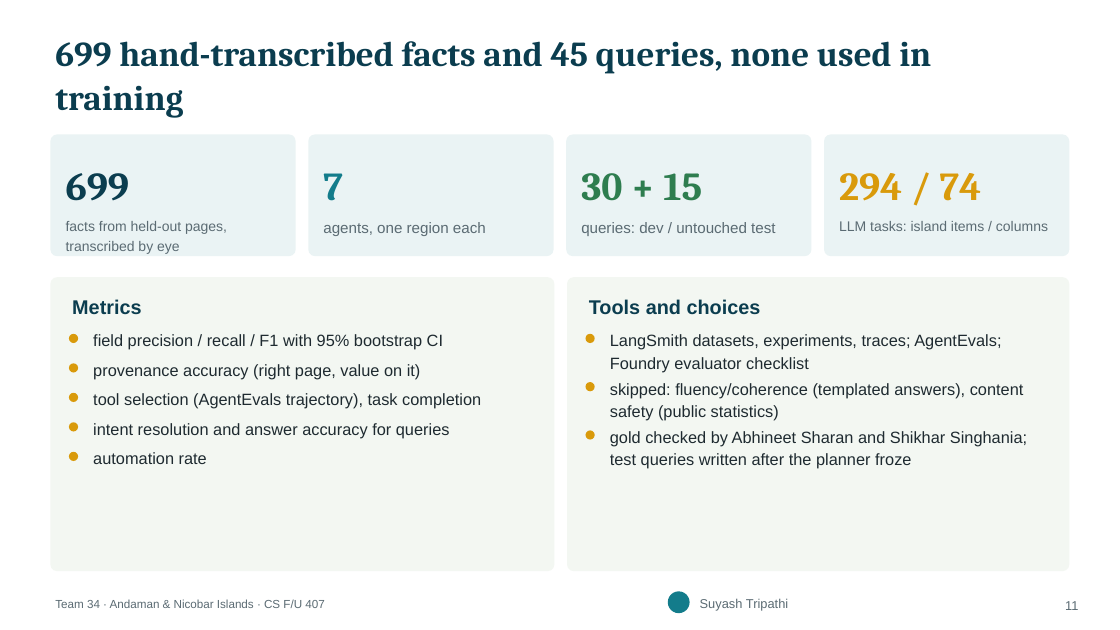
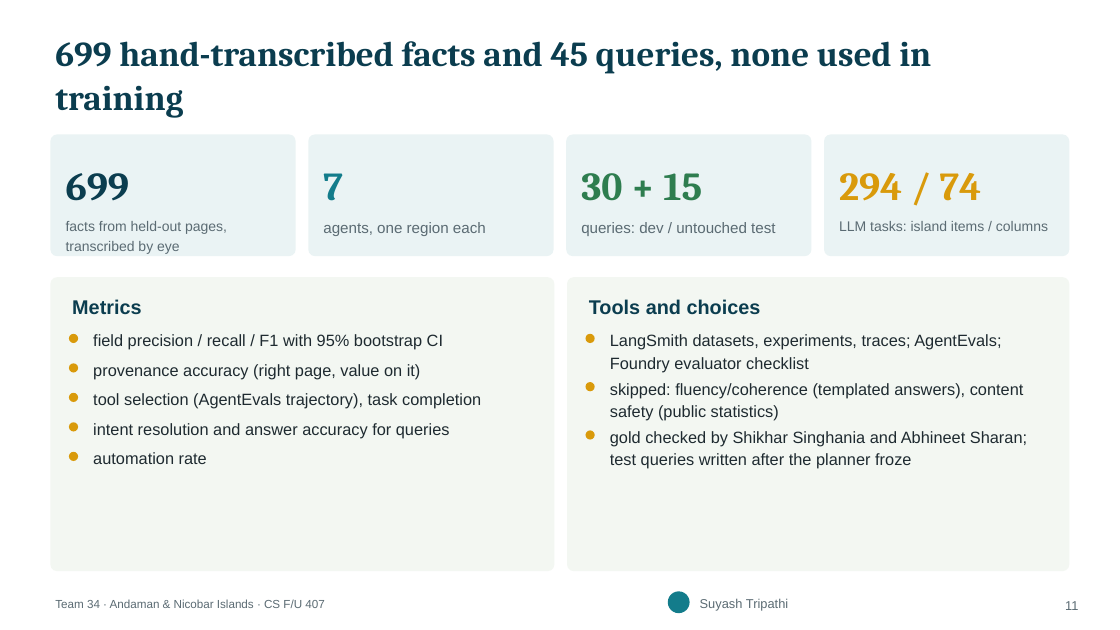
Before and after one commit to yababa-s/agriculture-assignment, a slide deck: slide 11 of reports/out/34_AN_PRESENTATION_v1.pptx. Drawn at 1120x630 pixels with LibreOffice and Linux fonts; fonts in the diff are those of the drawing. Boxes give left, top, right and bottom in pixels: in the first picture for what was removed or moved away, otherwise in the second. Text is boxed around its words. In the diff, an @@ line names an element or a change of style, - is before the commit and + after.

```diff
--- a/reports/out/34_AN_PRESENTATION_v1.pptx
+++ b/reports/out/34_AN_PRESENTATION_v1.pptx
@@ text at bbox=[610, 431, 1027, 469]: text changed @@
-gold checked by Abhineet Sharan and Shikhar Singhania; test queries written after the planner froze
+gold checked by Shikhar Singhania and Abhineet Sharan; test queries written after the planner froze
```
Also in this commit, not shown: 14 other slides changed, 13 other files.
